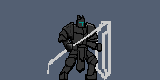
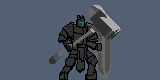
Layered file, before and after one edit (160px x 80px). Changes by layer:
painted on "Weapon #0" over left=47, top=5, right=121, bottom=73
painted on "Shield #0" over left=95, top=20, right=111, bottom=80
painted on "Weapon #1" over left=47, top=6, right=122, bottom=74
painted on "Shield #1" over left=95, top=21, right=111, bottom=80
